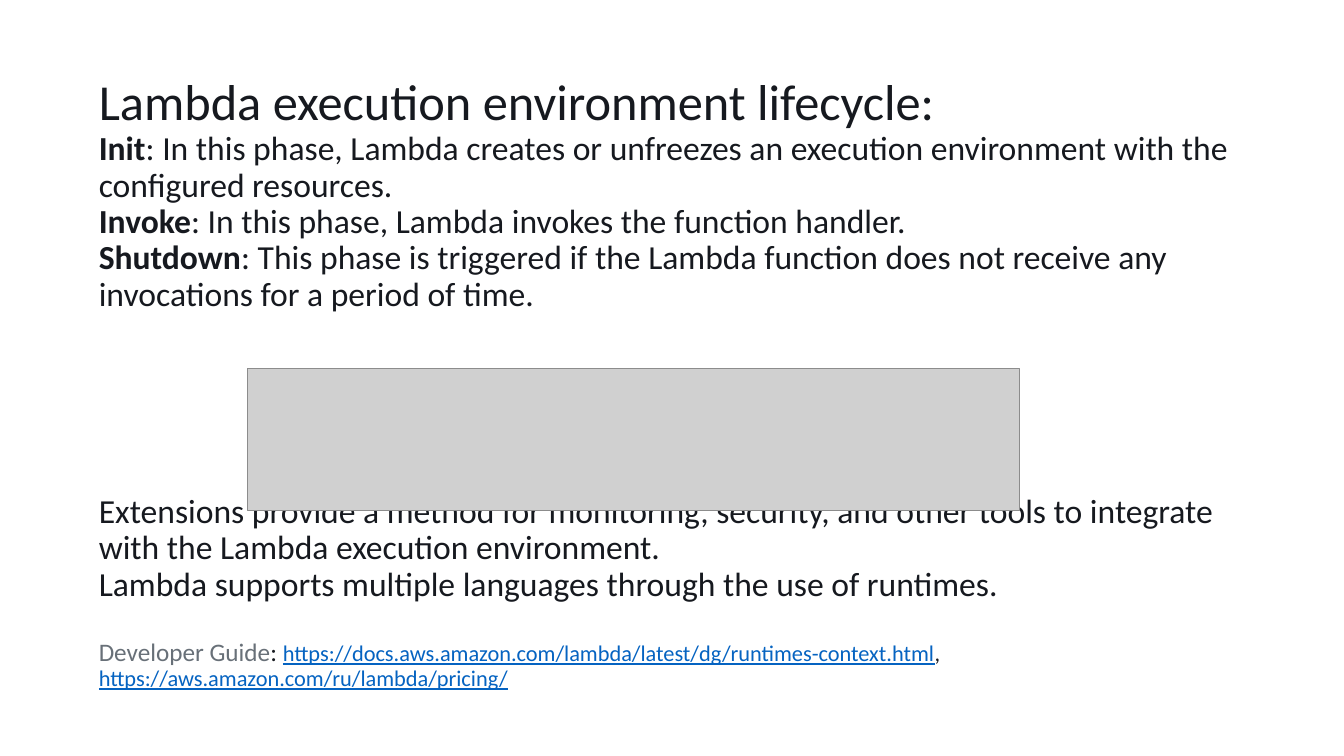
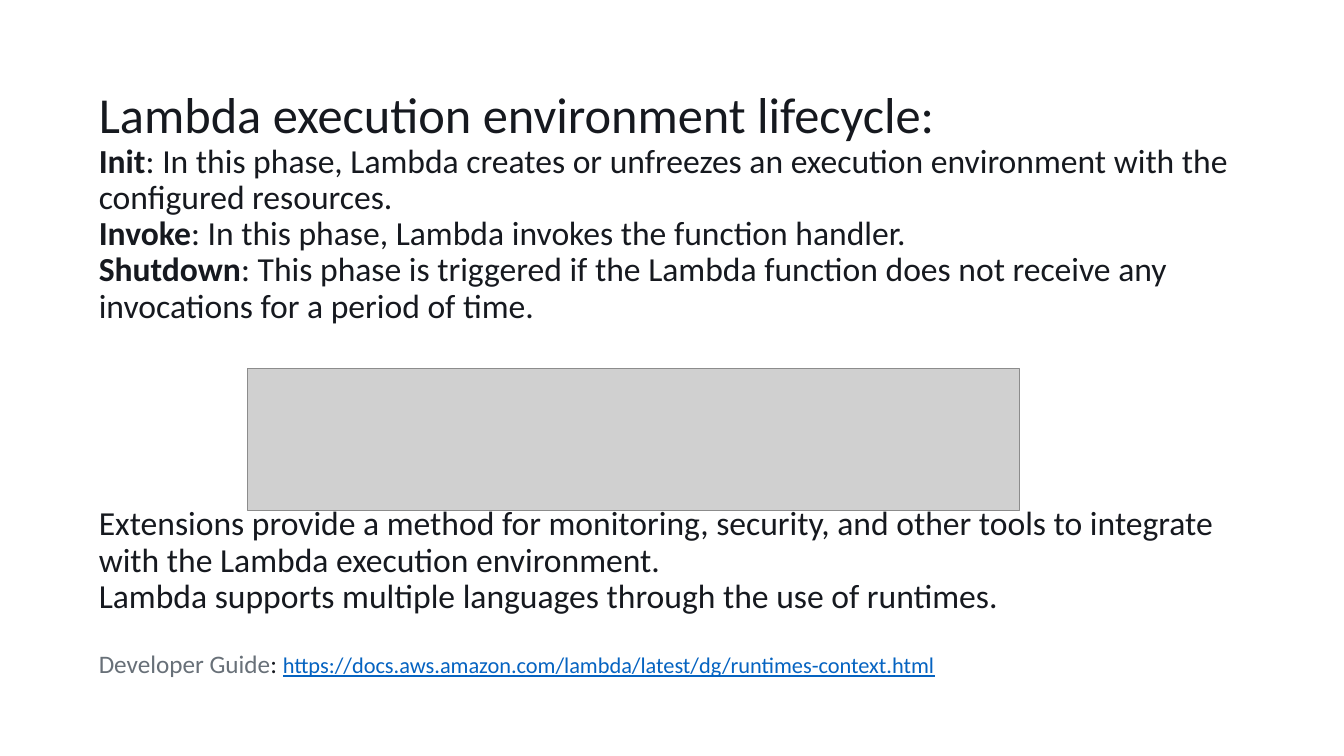
Before and after one commit to OstMutant/AWSLambda, a slide deck: slide 2 of readme.pptx. Drawn at 1344x756 pixels with LibreOffice and Linux fonts; fonts in the diff are those of the drawing; grey boxes stand for pictures. Boxes give left, top, right and bottom in pixels: in the first picture for what was removed or moved away, otherwise in the second. Text is boxed around its words. In the diff, an @@ line names an element or a change of style, - is before the commit and + after.

Commit message:
pptx adding

```diff
--- a/readme.pptx
+++ b/readme.pptx
@@ title at <box>99,98,1228,677</box>: text changed @@
-Lambda execution environment lifecycle:
-Init: In this phase, Lambda creates or unfreezes an execution environment with the configured resources.
-Invoke: In this phase, Lambda invokes the function handler.
-Shutdown: This phase is triggered if the Lambda function does not receive any invocations for a period of time.
-Extensions provide a method for monitoring, security, and other tools to integrate with the Lambda execution environment.
-Lambda supports multiple languages through the use of runtimes.
-Developer Guide: https://docs.aws.amazon.com/lambda/latest/dg/runtimes-context.html, https://aws.amazon.com/ru/lambda/pricing/
+Lambda execution environment lifecycle:
+Init: In this phase, Lambda creates or unfreezes an execution environment with the configured resources.
+Invoke: In this phase, Lambda invokes the function handler.
+Shutdown: This phase is triggered if the Lambda function does not receive any invocations for a period of time.
+Extensions provide a method for monitoring, security, and other tools to integrate with the Lambda execution environment.
+Lambda supports multiple languages through the use of runtimes.
+Developer Guide: https://docs.aws.amazon.com/lambda/latest/dg/runtimes-context.html
```
Also in this commit, not shown: 3 other slides changed, 1 other file.
